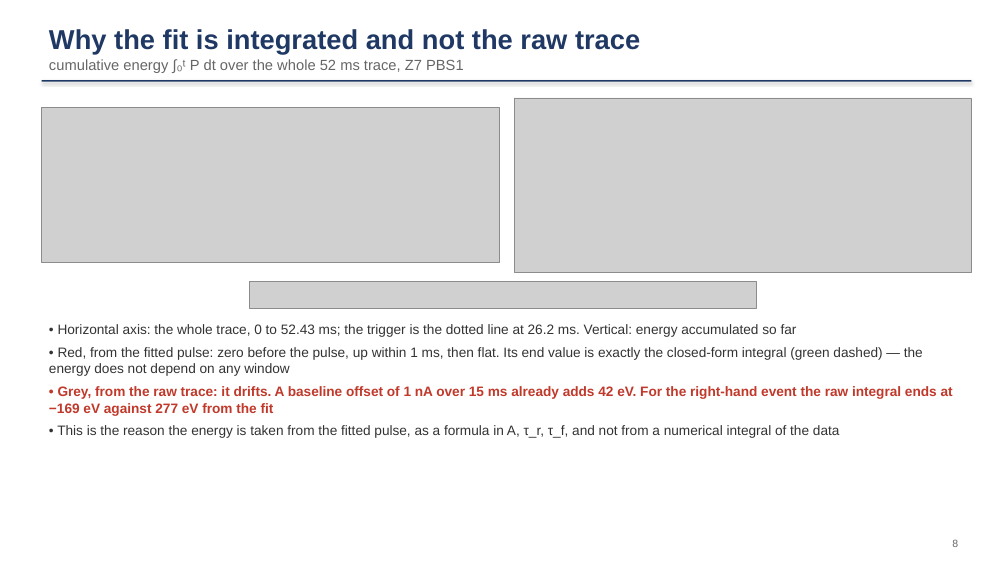
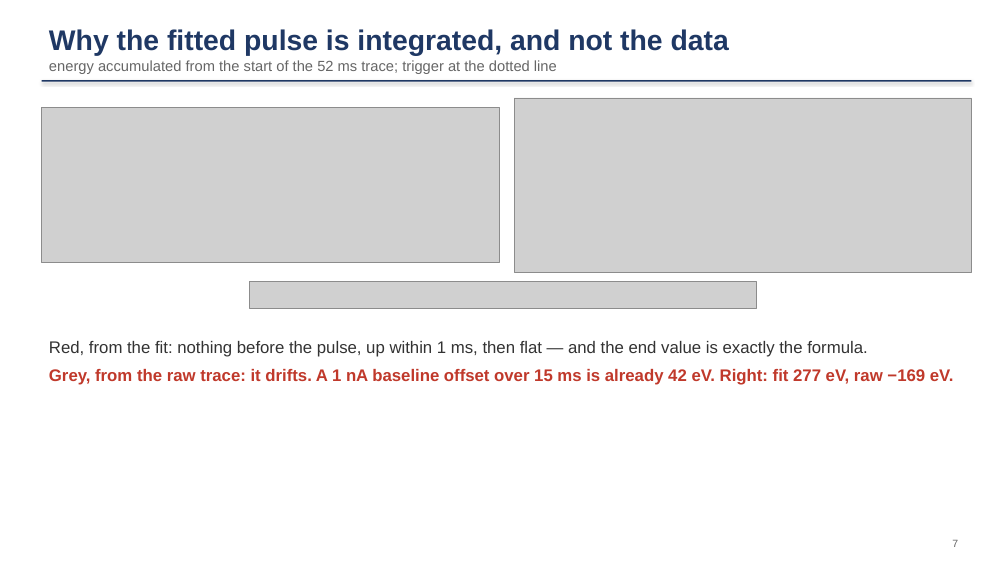
Before and after one commit to ZhihengLi0/urop, a slide deck: slide 7 of snolab/collection_efficiency/presentation/SNOLAB_R4_collection_efficiency_20260910.pptx (slide 8 before the commit). Drawn at 1008x567 pixels with LibreOffice and Linux fonts; fonts in the diff are those of the drawing; grey boxes stand for pictures. Boxes give left, top, right and bottom in pixels: in the first picture for what was removed or moved away, otherwise in the second. Text is boxed around its words. In the diff, an @@ line names an element or a change of style, - is before the commit and + after.

```diff
--- a/snolab/collection_efficiency/presentation/SNOLAB_R4_collection_efficiency_20260910.pptx
+++ b/snolab/collection_efficiency/presentation/SNOLAB_R4_collection_efficiency_20260910.pptx
@@ text at (49, 29, 729, 74): text changed @@
-Why the fit is integrated and not the raw trace
-cumulative energy ∫₀ᵗ P dt over the whole 52 ms trace, Z7 PBS1
+Why the fitted pulse is integrated, and not the data
+energy accumulated from the start of the 52 ms trace; trigger at the dotted line
@@ text at (49, 341, 954, 385): text changed; size 13 to 16 pt; text colour #333333 to #C0392B; bold on @@
-• Horizontal axis: the whole trace, 0 to 52.43 ms; the trigger is the dotted line at 26.2 ms. Vertical: energy accumulated so far
-• Red, from the fitted pulse: zero before the pulse, up within 1 ms, then flat. Its end value is exactly the closed-form integral (green dashed) — the energy does not depend on any window
-• Grey, from the raw trace: it drifts. A baseline offset of 1 nA over 15 ms already adds 42 eV. For the right-hand event the raw integral ends at −169 eV against 277 eV from the fit
-• This is the reason the energy is taken from the fitted pulse, as a formula in A, τ_r, τ_f, and not from a numerical integral of the data
+Red, from the fit: nothing before the pulse, up within 1 ms, then flat — and the end value is exactly the formula.
+Grey, from the raw trace: it drifts. A 1 nA baseline offset over 15 ms is already 42 eV. Right: fit 277 eV, raw −169 eV.
@@ text at (952, 540, 958, 547): text changed @@
-8
+7
```
Also in this commit, not shown: 14 other slides changed, 2 slides added, 7 slides removed, 5 other files.
